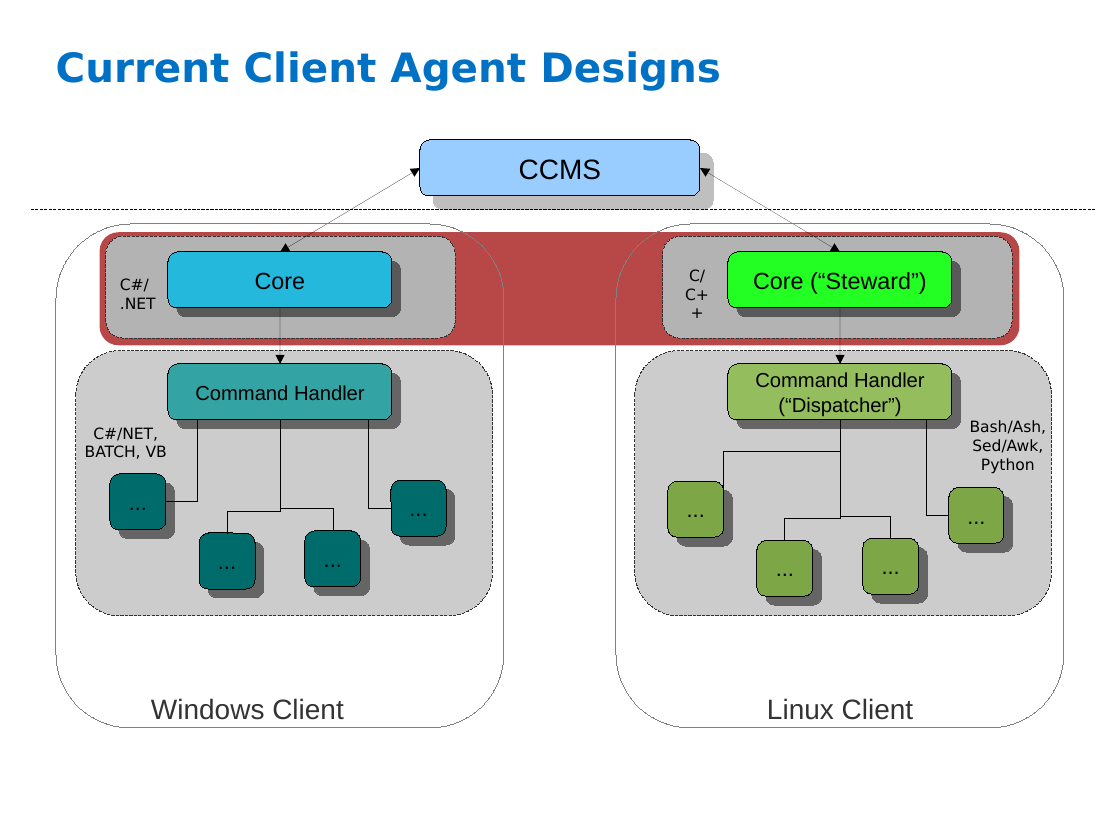
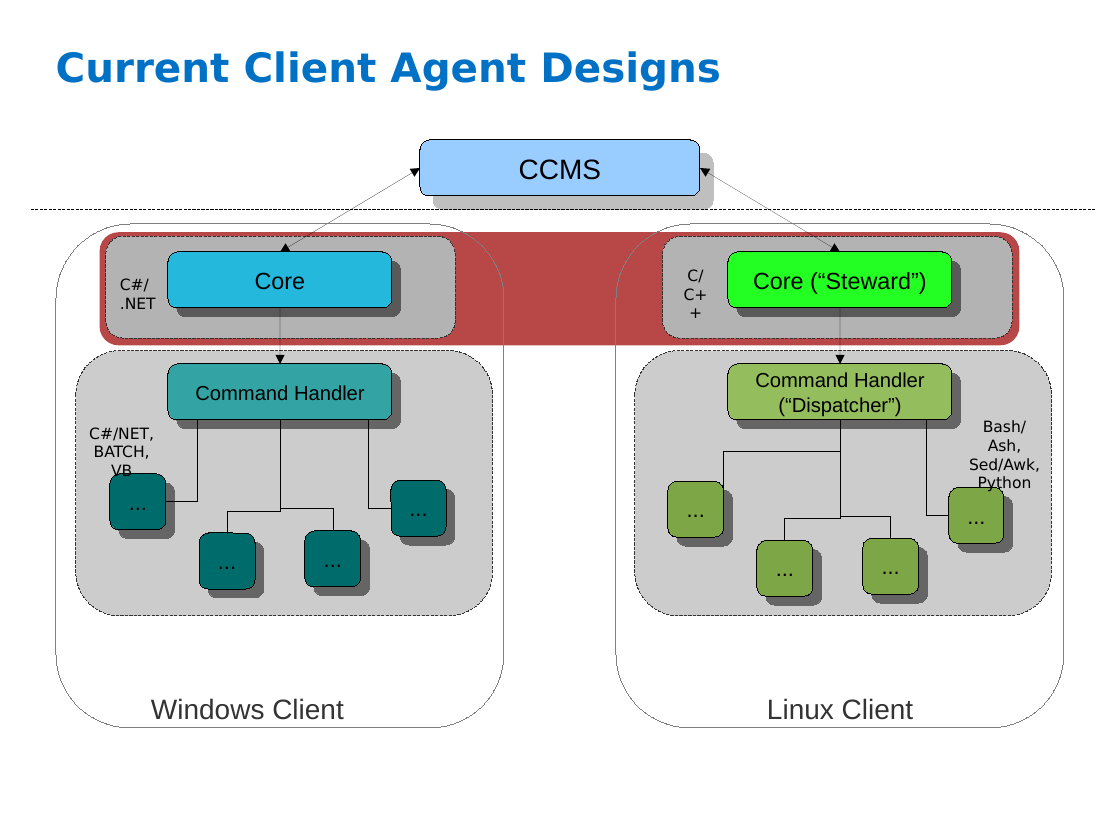
Before and after one commit to criswell/uca-gpl, a slide deck: slide 9 of docs/presentations/Unified_Codebase.odp. Drawn at 1120x840 pixels with LibreOffice and Linux fonts; fonts in the diff are those of the drawing; background and template pictures are left out. Boxes give left, top, right and bottom in pixels: in the first picture for what was removed or moved away, otherwise in the second. Text is boxed around its words. In the diff, an @@ line names an element or a change of style, - is before the commit and + after.

```diff
--- a/docs/presentations/Unified_Codebase.odp
+++ b/docs/presentations/Unified_Codebase.odp
@@ text "C#/NET," rewrapped from [85,427,167,459] to [89,427,154,480] @@
@@ text "Bash/Ash," rewrapped from [970,420,1047,474] to [969,420,1040,492] @@
```
Also in this commit, not shown: 5 other slides changed.
